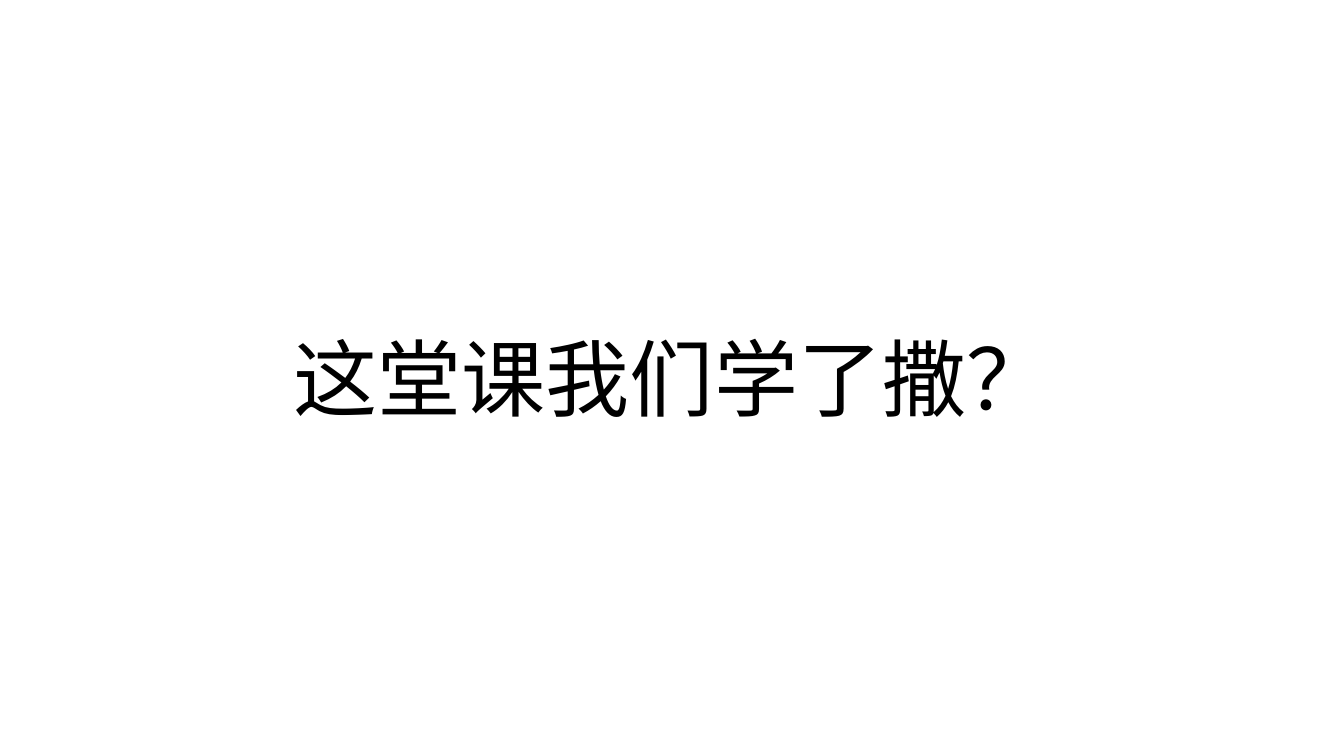
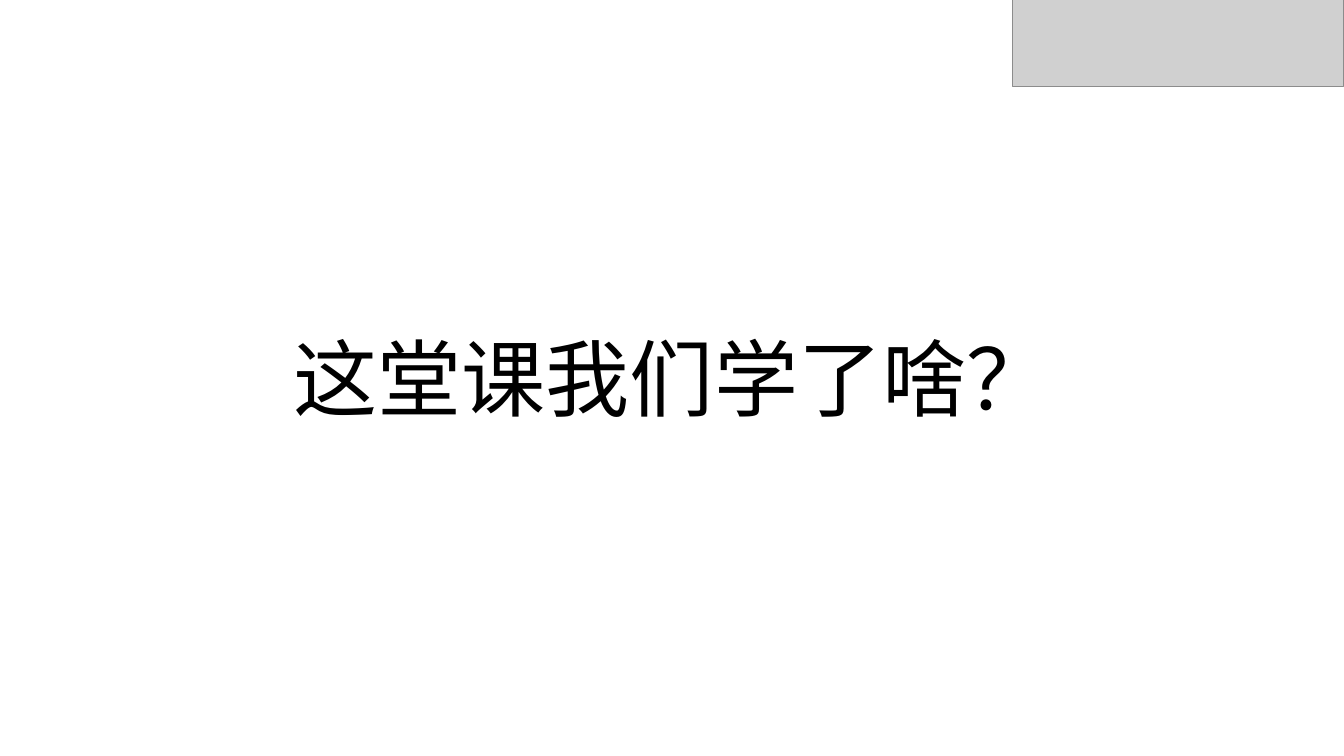
Before and after one commit to zjyesir/hmc_data_structure, a slide deck: slide 18 of 1.1绪论.pptx. Drawn at 1344x756 pixels with LibreOffice and Linux fonts; fonts in the diff are those of the drawing; grey boxes stand for pictures; background and template pictures are left out. Boxes give left, top, right and bottom in pixels: in the first picture for what was removed or moved away, otherwise in the second. Text is boxed around its words. In the diff, an @@ line names an element or a change of style, - is before the commit and + after.

```diff
--- a/1.1绪论.pptx
+++ b/1.1绪论.pptx
@@ picture added at box(1013, 0, 1344, 87) @@
@@ text at box(294, 339, 1050, 417): text changed @@
-这堂课我们学了撒？
+这堂课我们学了啥？
```
Also in this commit, not shown: 17 other slides changed, 4 other files.
